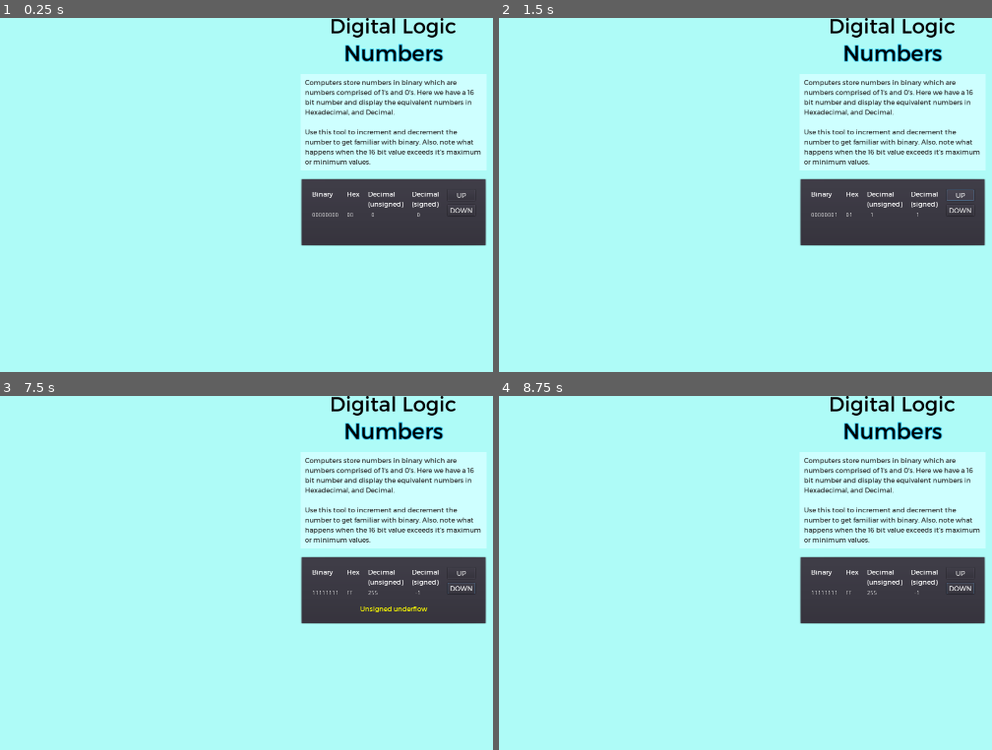
Above: before the commit, frames 1-4 (two rows, left to right).
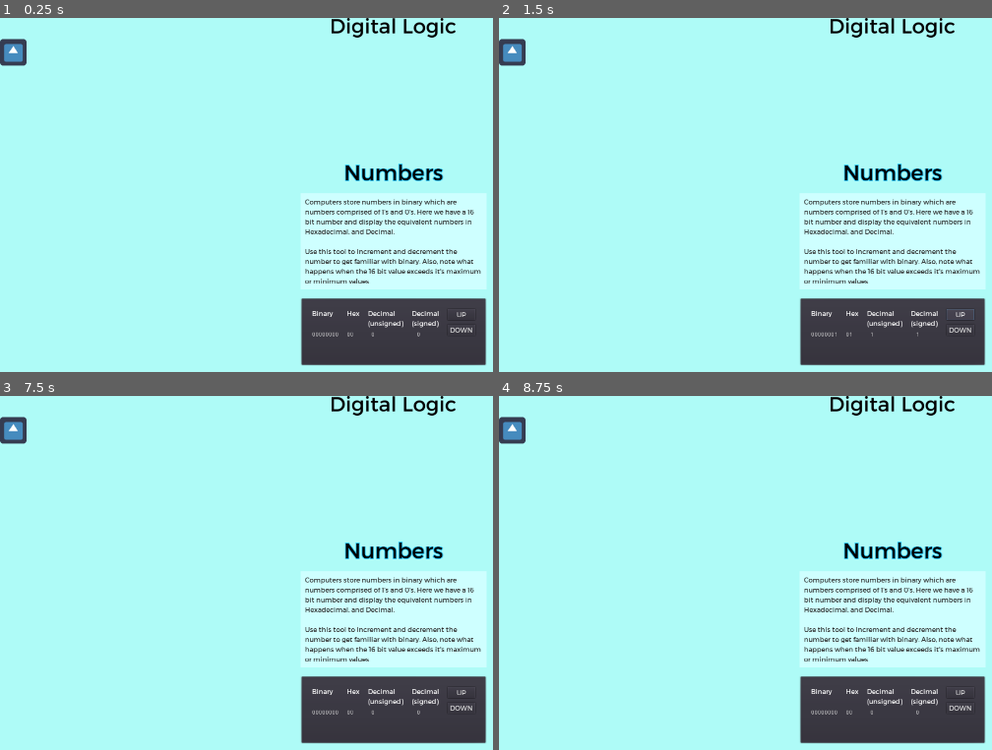
Above: after the commit, the same moments.

Repository: andrew-wilkes/digital-logic
Game: Godot game, scene res://Page.tscn
Two runs of this game, one before a commit and one after it. Both use one fixed random seed, a clock stepped at 60 frames per second and the inputs below. This scene is started directly instead of the project's main scene. The engine's default icon, where the game draws it, is replaced by a stand-in: a white triangle on a blue panel in a dark square.
Inputs (mouse positions are in pixels of both pictures, inside the frame that each line leads up to):
- Up to frame 1 (0.25 s): no input
- Up to frame 2 (1.5 s): click (513, 53) at 0.52 s; click "UP" at 1.25 s
- Up to frame 3 (7.5 s): click "DOWN" at 2 s; click "UP" at 2.75 s; click "DOWN" at 3.5 s; click (14, 431) at 4.27 s; click "UP" at 5 s; click "DOWN" at 5.75 s; click (14, 431) at 6.52 s; tap Enter at 7.25 s
- Up to frame 4 (8.75 s): tap Space at 8 s

The runs differ from the first frame. In frame 1, 30% of the frame differs, in the area x 0-99%, y 5-99%; in frame 2, 30%; in frame 3, 30%; in frame 4, 30%.

Commit message:
Add viewport centering script

Diff:
--- a/game/Numbers.tscn
+++ b/game/Numbers.tscn
@@ -1,11 +1,13 @@
-[gd_scene load_steps=5 format=2]
+[gd_scene load_steps=7 format=2]
 
 [ext_resource path="res://Numbers.gd" type="Script" id=1]
 [ext_resource path="res://assets/m_font_regular.tres" type="DynamicFont" id=2]
 [ext_resource path="res://assets/title_font.tres" type="DynamicFont" id=3]
 [ext_resource path="res://TextPanel.tscn" type="PackedScene" id=4]
-
-[node name="Numbers" type="CenterContainer"]
+[ext_resource path="res://icon.png" type="Texture" id=5]
+[ext_resource path="res://center.gd" type="Script" id=6]
+
+[node name="Numbers" type="Container"]
 anchor_right = 1.0
 anchor_bottom = 1.0
 script = ExtResource( 1 )
@@ -21,6 +23,7 @@
 size_flags_horizontal = 4
 size_flags_vertical = 4
 custom_constants/separation = 20
+script = ExtResource( 6 )
 
 [node name="Label" type="Label" parent="VBox"]
 margin_right = 448.0
@@ -192,6 +195,11 @@
 
 [node name="AlertTimer" type="Timer" parent="."]
 one_shot = true
+
+[node name="TextureButton" type="TextureButton" parent="."]
+margin_right = 64.0
+margin_bottom = 64.0
+texture_normal = ExtResource( 5 )
 [connection signal="button_down" from="VBox/Panel/MarginContainer/VBox/Counter/Col5/Up" to="." method="_on_Up_button_down"]
 [connection signal="button_up" from="VBox/Panel/MarginContainer/VBox/Counter/Col5/Up" to="." method="_on_Up_button_up"]
 [connection signal="button_down" from="VBox/Panel/MarginContainer/VBox/Counter/Col5/Down" to="." method="_on_Down_button_down"]
--- /dev/null
+++ b/game/center.gd
@@ -0,0 +1,9 @@
+extends Container
+
+
+func _ready():
+	return get_tree().get_root().connect("size_changed", self, "size_changed")
+
+
+func size_changed():
+	self.rect_position = (get_viewport_rect().size - self.rect_size) / 2
